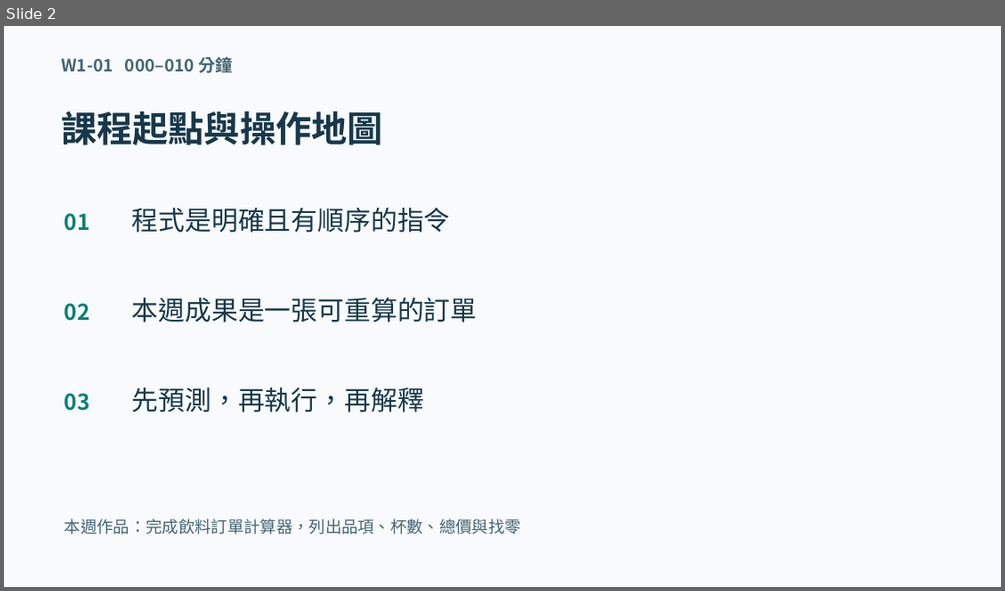
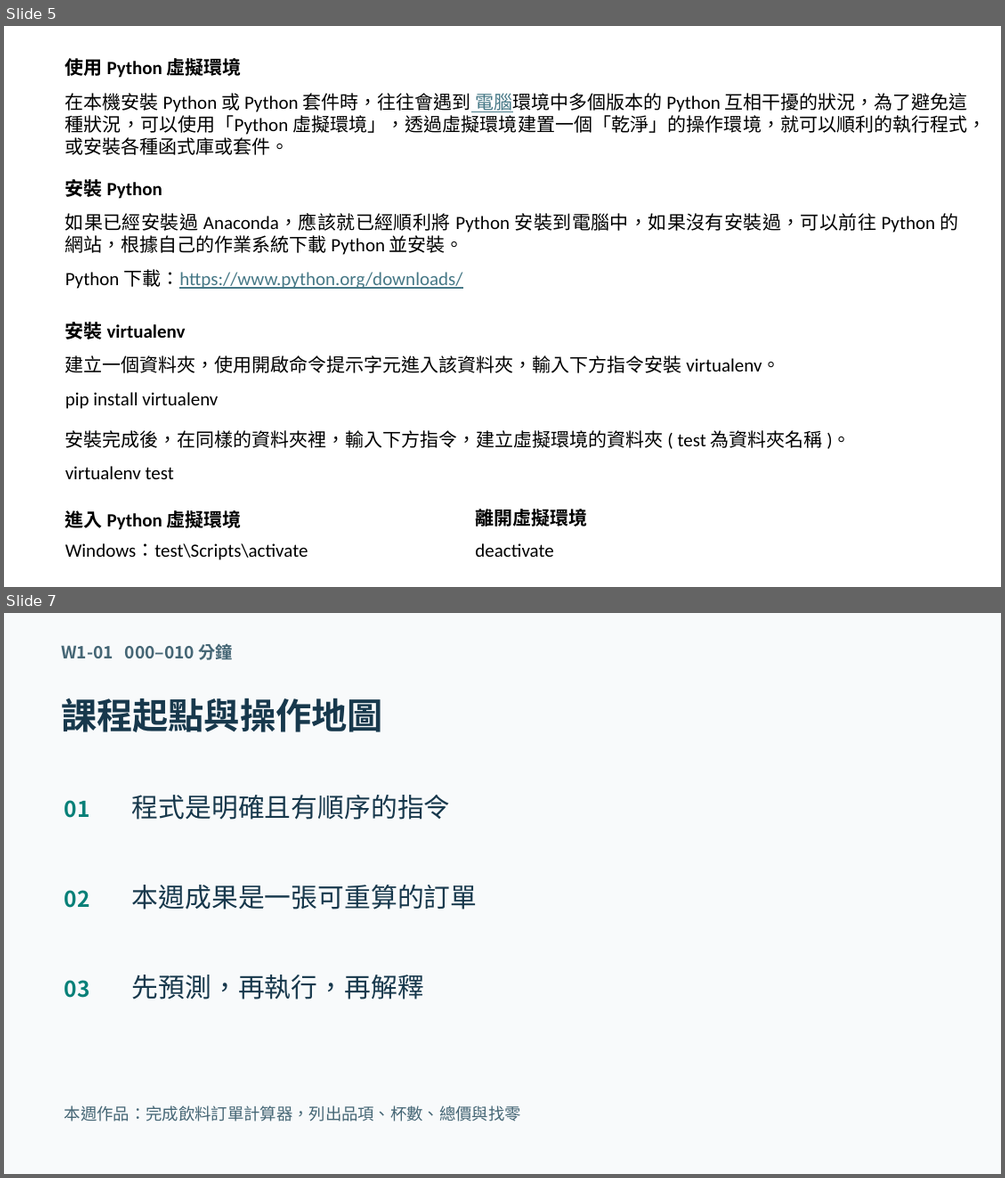
Before and after one commit to wangsungwen/Python-Artificial-Intelligence-Instruction, a slide deck: 五週Python人工智慧教學包/第1週/W01_教學簡報.pptx. Shown one above the other, each under a label of ours: slide 2 before the commit, slides 5 and 7 after it; the slides between them are not shown. The pictures are 1005x591 and 1005x1178 pixels, drawn with LibreOffice and Linux fonts; fonts in the diff are those of the drawing. Boxes give left, top, right and bottom in pixels: in the first picture for what was removed or moved away, otherwise in the second. Text is boxed around its words. In the diff, an @@ line names an element or a change of style, - is before the commit and + after.

```diff
--- a/五週Python人工智慧教學包/第1週/W01_教學簡報.pptx
+++ b/五週Python人工智慧教學包/第1週/W01_教學簡報.pptx
@@ slide 5 added at [4, 26, 1001, 587], background #FFFFFF @@
@@ text added at [65, 55, 986, 155], 18 pt, text #000000 @@
+使用 Python 虛擬環境
+在本機安裝 Python 或 Python 套件時，往往會遇到 電腦環境中多個版本的 Python 互相干擾的狀況，為了避免這種狀況，可以使用「Python 虛擬環境」，透過虛擬環境建置一個「乾淨」的操作環境，就可以順利的執行程式，或安裝各種函式庫或套件。
@@ text added at [65, 179, 959, 289], 18 pt, text #000000 @@
+安裝 Python
+如果已經安裝過 Anaconda，應該就已經順利將 Python 安裝到電腦中，如果沒有安裝過，可以前往 Python 的網站，根據自己的作業系統下載 Python 並安裝。
+Python 下載：https://www.python.org/downloads/
@@ text added at [65, 321, 780, 373], 18 pt, text #000000 @@
+安裝 virtualenv
+建立一個資料夾，使用開啟命令提示字元進入該資料夾，輸入下方指令安裝 virtualenv。
@@ text added at [65, 392, 218, 409], 18 pt, text #000000 @@
+pip install virtualenv
@@ text added at [65, 430, 850, 449], 18 pt, text #000000 @@
+安裝完成後，在同樣的資料夾裡，輸入下方指令，建立虛擬環境的資料夾 ( test 為資料夾名稱 )。
@@ text added at [65, 466, 174, 479], 18 pt, text #000000 @@
+virtualenv test
@@ text added at [475, 506, 587, 529], 18 pt, text #000000, bold @@
+離開虛擬環境
@@ text added at [65, 507, 242, 531], 18 pt, text #000000, bold @@
+進入 Python 虛擬環境
@@ text added at [65, 543, 308, 560], 18 pt, text #000000 @@
+Windows：test\Scripts\activate
@@ text added at [475, 543, 553, 556], 18 pt, text #000000 @@
+deactivate
@@ what was slide 2 is now slide 7 @@
```
Also in this commit, not shown: 5 other slides added, 1 slide removed.
